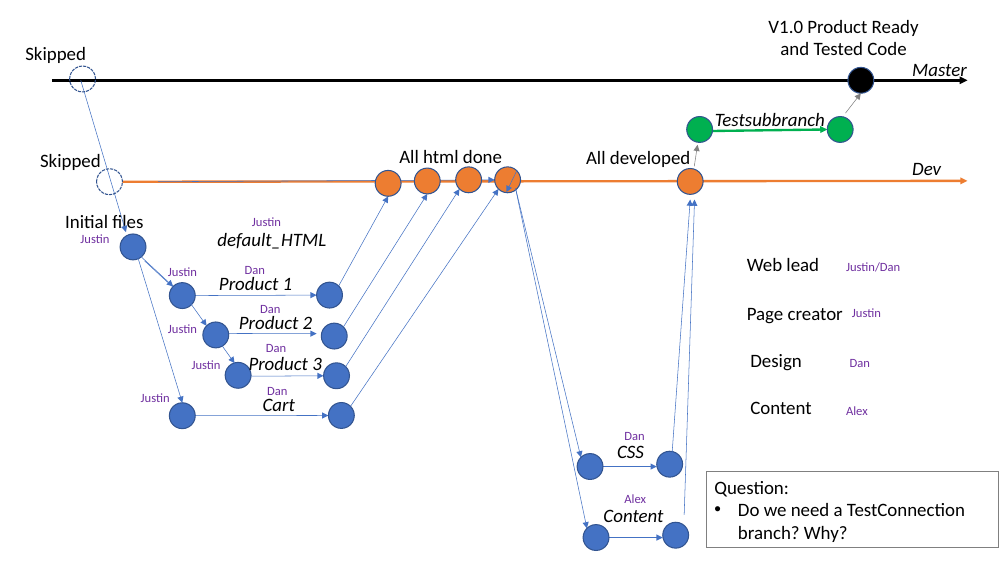
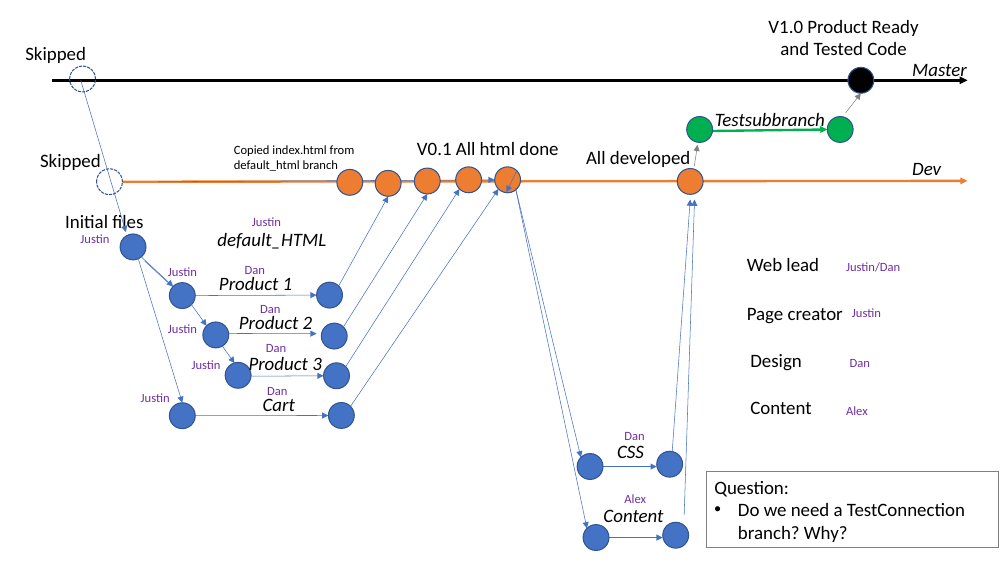
Before and after one commit to JustinNBCC/GroupGitSharedRepo_Assign2, a slide deck: slide 1 of GitBranchesDiagram-NBCC.pptx. Drawn at 1008x567 pixels with LibreOffice and Linux fonts; fonts in the diff are those of the drawing. Boxes give left, top, right and bottom in pixels: in the first picture for what was removed or moved away, otherwise in the second. Text is boxed around its words. In the diff, an @@ line names an element or a change of style, - is before the commit and + after.

Commit message:
show copying of index.html to dev in diagram

```diff
--- a/GitBranchesDiagram-NBCC.pptx
+++ b/GitBranchesDiagram-NBCC.pptx
@@ text added at [234,145,355,171], 12 pt, text #000000 @@
+Copied index.html from default_html branch
@@ text at [417,142,558,155]: text changed @@
-All html done
+V0.1 All html done
@@ ellipse added at [337,169,363,195], fill #ED7D31, outline #325491 1 pt @@
```
